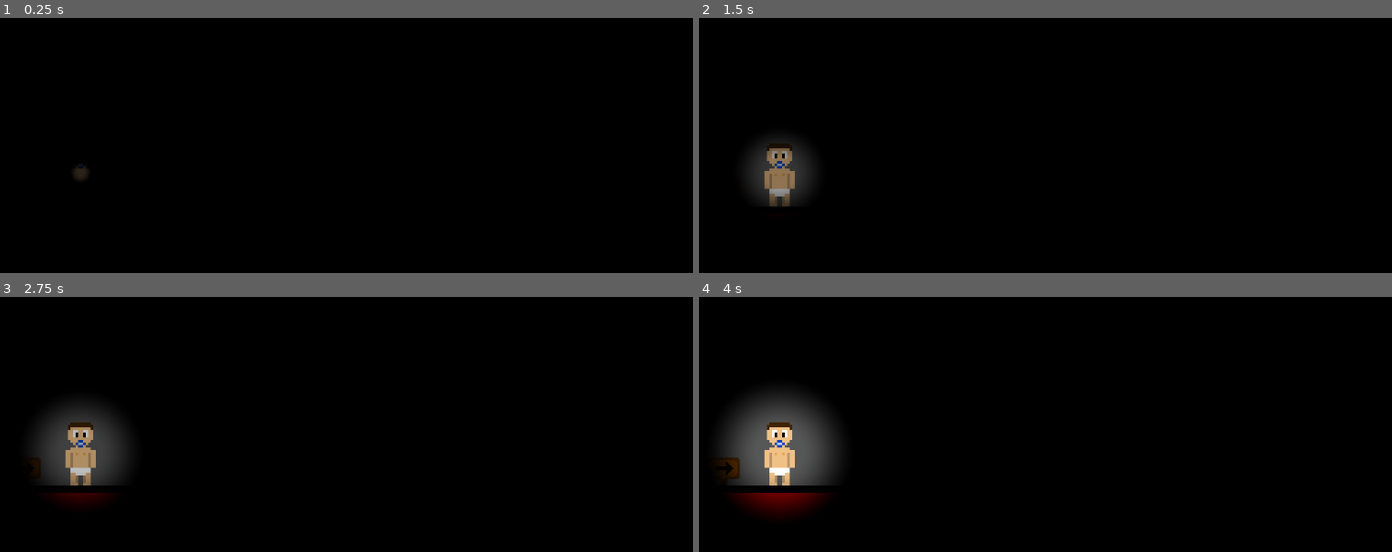
Above: before the commit, frames 1-4 (two rows, left to right).
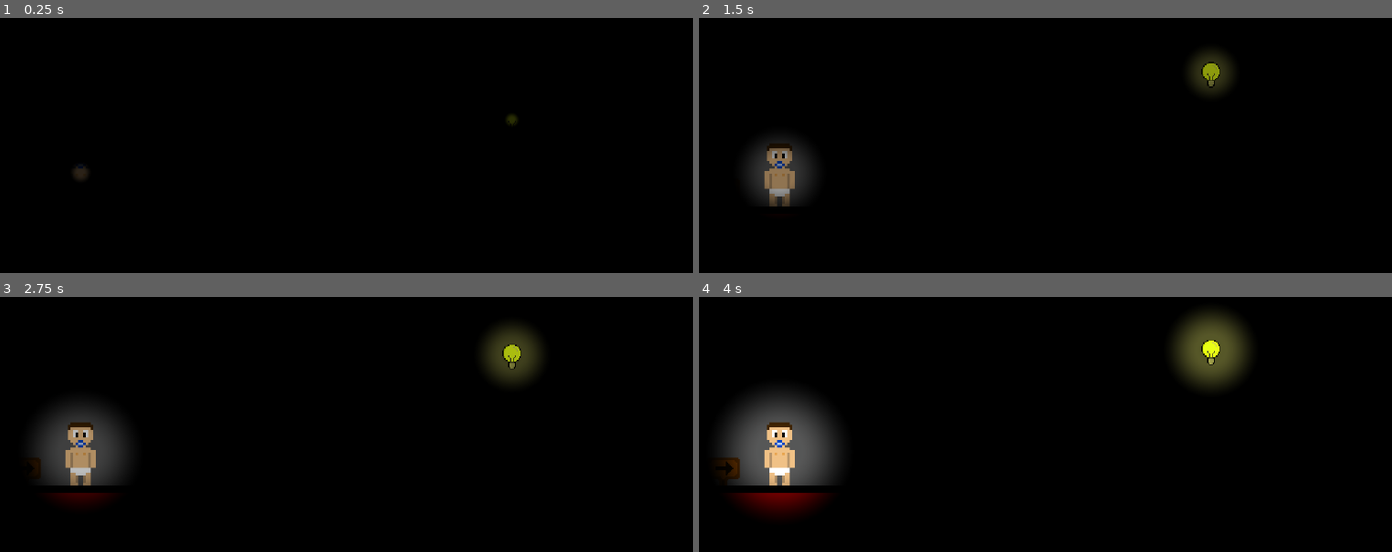
Above: after the commit, the same moments.

Repository: qcorveler/RGAME
Game: Godot game, scene res://Scenes/Levels/level_1.tscn
The game is run twice, just before and just after one commit, with the same random seed, the same clock (stepped at 60 frames per second) and the same inputs. This scene is started directly instead of the project's main scene. Sound files missing from this copy of the repository are replaced by a short silence.
Inputs:
- Up to frame 1 (0.25 s): no input
- Up to frame 2 (1.5 s): tap Enter (ui_accept) at 0.5 s; hold Shift (crouch) 0.53-1.28 s; hold D (move_right) from 0.53 s (still down); tap Space (jump) at 0.77, 1.07 s; tap Ctrl (run) at 0.8, 1.35 s
- Up to frame 3 (2.75 s): tap Space (jump) at 1.52, 1.55, 1.82 s; release D (move_right) at 2.03 s; hold A (move_left) from 2.03 s (still down); hold Space (jump) from 2.03 s (still down); tap Shift (crouch) at 2.3 s
- Up to frame 4 (4 s): tap Enter (ui_accept) at 2.75, 3.5 s; release A (move_left) at 2.78 s; release Space (jump) at 2.78 s; hold D (move_right) from 2.78 s (still down); tap Shift (crouch) at 2.85 s; tap Space (jump) at 3.02, 3.32, 3.77, 3.8 s; tap Ctrl (run) at 3.05 s; hold Q (interact_a) from 3.53 s (still down)

The runs differ from the first frame. In frame 1, less than 0.1% of the frame differs, in the area x 73-75%, y 37-42%; in frame 2, 0.7%; in frame 3, 1.4%; in frame 4, 2.5%, in the area x 68-80%, y 6-36%.

Commit message:
corrections de bug sur la mort + ajout des pickables en général et du light_pickable en particulier

Diff:
--- a/raf-game/Scenes/Levels/LevelIntro.tscn
+++ b/raf-game/Scenes/Levels/LevelIntro.tscn
@@ -94,6 +94,12 @@
 [node name="PlayerRafVieux" parent="World" instance=ExtResource("8_jroud")]
 collision_mask = 3
 speed = 200
+jump_velocity = 0.0
+run_multiplier = 1.0
+crouch_jump_boost = 0
+max_crouch_time = 0.0
+enable_jumping = false
+enable_crouching = false
 metadata/_edit_group_ = true
 
 [node name="UI" type="CanvasLayer" parent="."]
--- a/raf-game/Scenes/Levels/level_1.tscn
+++ b/raf-game/Scenes/Levels/level_1.tscn
@@ -12,6 +12,7 @@
 [ext_resource type="PackedScene" uid="uid://c74gt60xgsb7d" path="res://Scenes/UI/dialogue_panel.tscn" id="7_jv26f"]
 [ext_resource type="Texture2D" uid="uid://cwyk0mx15u1w" path="res://Img/Img_Lights/Torch.png" id="8_hwvp3"]
 [ext_resource type="Texture2D" uid="uid://cq3e6coix1uyx" path="res://Img/Tilemaps/simple tile map.png" id="8_u5ghp"]
+[ext_resource type="PackedScene" uid="uid://cy8y5aswqsm8q" path="res://Scenes/Objects/light_pickable.tscn" id="9_3628d"]
 [ext_resource type="PackedScene" uid="uid://bcivjodw5wd0w" path="res://Scenes/UI/input_indicator.tscn" id="11_afv7b"]
 [ext_resource type="Script" uid="uid://bh26m0jfmobyv" path="res://Scripts/Util/checkpoint_manager.gd" id="11_k2mw1"]
 [ext_resource type="PackedScene" uid="uid://c5meudsftdr32" path="res://Scenes/Util/checkpoint.tscn" id="12_tjl6l"]
@@ -284,7 +285,7 @@
 
 [node name="TrapLayer" type="TileMapLayer" parent="World/TileMap" groups=["trap"]]
 position = Vector2(0, 1)
-tile_map_data = PackedByteArray("AAAYAAUAAAAAAAMAAAAZAAUAAAAAAAMAAAAaAAUAAAAAAAMAAAAbAAUAAAAAAAMAAAAcAAUAAAAAAAMAAAAdAAUAAAAAAAMAAAAeAAUAAAAAAAMAAAAdAPz/AAAAAAMAAAAsAO//AAAAAAMAAAA=")
+tile_map_data = PackedByteArray("AAAYAAUAAAAAAAMAAAAZAAUAAAAAAAMAAAAaAAUAAAAAAAMAAAAbAAUAAAAAAAMAAAAcAAUAAAAAAAMAAAAdAAUAAAAAAAMAAAAeAAUAAAAAAAMAAAAdAPz/AAAAAAMAAAAsAO//AAAAAAMAAAAWAPL/AAAAAAMAAAA=")
 tile_set = SubResource("TileSet_u5ghp")
 
 [node name="IndicationLayer" type="TileMapLayer" parent="World/TileMap"]
@@ -362,6 +363,20 @@
 texture_scale = 0.71
 script = ExtResource("5_5f3p6")
 
+[node name="LightPickable" parent="World" instance=ExtResource("9_3628d")]
+position = Vector2(866, 171)
+scale = Vector2(1.5, 1.5)
+light_increase = 0.5
+metadata/_edit_group_ = true
+
+[node name="PointLight2D" type="PointLight2D" parent="World/LightPickable"]
+color = Color(1, 1, 0.46666667, 1)
+blend_mode = 2
+range_item_cull_mask = 7
+texture = ExtResource("4_xgxfi")
+script = ExtResource("5_5f3p6")
+final_texture_scale = 0.42
+
 [node name="Lama" parent="World" instance=ExtResource("4_cyadu")]
 position = Vector2(-19, -29)
 scale = Vector2(3, 3)
--- /dev/null
+++ b/raf-game/Scenes/Objects/light_pickable.tscn
@@ -0,0 +1,8 @@
+[gd_scene load_steps=3 format=3 uid="uid://cy8y5aswqsm8q"]
+
+[ext_resource type="PackedScene" uid="uid://bh128r2g7no52" path="res://Scenes/Objects/pickable.tscn" id="1_sekiq"]
+[ext_resource type="Script" uid="uid://b8uevdkr1cu53" path="res://Scripts/Objects/light_pickable.gd" id="2_7wxdi"]
+
+[node name="LightPickable" instance=ExtResource("1_sekiq")]
+script = ExtResource("2_7wxdi")
+light_increase = 1
--- /dev/null
+++ b/raf-game/Scenes/Objects/pickable.tscn
@@ -0,0 +1,16 @@
+[gd_scene load_steps=4 format=3 uid="uid://bh128r2g7no52"]
+
+[ext_resource type="Script" uid="uid://btx4kdajf4etw" path="res://Scripts/Objects/pickable.gd" id="1_wdnqu"]
+[ext_resource type="Texture2D" uid="uid://cw5jued3oq188" path="res://Img/Objects/light bulb.png" id="2_a73gw"]
+
+[sub_resource type="CircleShape2D" id="CircleShape2D_yilq4"]
+radius = 18.0
+
+[node name="Pickable" type="Area2D"]
+script = ExtResource("1_wdnqu")
+
+[node name="CollisionShape2D" type="CollisionShape2D" parent="."]
+shape = SubResource("CircleShape2D_yilq4")
+
+[node name="Sprite2D" type="Sprite2D" parent="."]
+texture = ExtResource("2_a73gw")
--- a/raf-game/Scenes/Personnages/Player/RafVieux.tscn
+++ b/raf-game/Scenes/Personnages/Player/RafVieux.tscn
@@ -6,6 +6,7 @@
 [ext_resource type="Script" uid="uid://c4kcjm36ky11w" path="res://Scripts/Player/states/run.gd" id="4_dp2h8"]
 [ext_resource type="Script" uid="uid://e3n50f4m2i8m" path="res://Scripts/Player/states/jump.gd" id="5_xh7gd"]
 [ext_resource type="Script" uid="uid://bicgtyxgjcpjb" path="res://Scripts/Player/states/crouch.gd" id="6_fdc6y"]
+[ext_resource type="Script" uid="uid://ditfi82vxlh8k" path="res://Scripts/Player/states/death.gd" id="7_dp2h8"]
 
 [sub_resource type="RectangleShape2D" id="RectangleShape2D_kpjcp"]
 size = Vector2(72, 110)
@@ -44,3 +45,6 @@
 
 [node name="Crouch" type="Node" parent="States"]
 script = ExtResource("6_fdc6y")
+
+[node name="Death" type="Node" parent="States"]
+script = ExtResource("7_dp2h8")
--- a/raf-game/Scripts/Lights/light_script.gd
+++ b/raf-game/Scripts/Lights/light_script.gd
@@ -19,5 +19,6 @@
 	if not allumage_fini :
 		base_energy = lerp(base_energy, final_energy, 0.01)
 		base_texture_scale = lerp(base_texture_scale, final_texture_scale, 0.01)
-		if (base_texture_scale > 0.999) and (base_energy > 0.999):
+		print("allumage : ", base_texture_scale)
+		if (abs(base_texture_scale - final_texture_scale) < 0.001) and (abs(base_energy - final_energy) < 0.001):
 			allumage_fini = true
--- /dev/null
+++ b/raf-game/Scripts/Objects/light_pickable.gd
@@ -0,0 +1,8 @@
+extends Pickable
+
+@export var light_increase := 1.0
+
+func apply_effect(player):
+	if "increase_light" in player:
+		player.increase_light(light_increase)
+		light_increase = 0
--- /dev/null
+++ b/raf-game/Scripts/Objects/pickable.gd
@@ -0,0 +1,45 @@
+class_name Pickable
+extends Area2D
+
+@export var hover_height := 4.0
+@export var hover_speed := 2.0
+@export var pickup_sound: AudioStream
+
+
+var start_y := 0.0
+var direction := 1
+
+func _ready():
+	start_y = position.y
+	connect("body_entered", _on_body_entered)
+
+func _process(delta):
+	# Effet de flottement
+	position.y = start_y + sin(Time.get_unix_time_from_system() * hover_speed) * hover_height
+
+func _on_body_entered(body):
+	if not body.is_in_group("Player"):
+		return
+
+	apply_effect(body)
+	play_sound()
+	destroy()
+
+# TO OVERRIDE
+func apply_effect(player):
+	pass
+
+func play_sound():
+	# TODO update ça
+	if pickup_sound:
+		var audio := AudioStreamPlayer2D.new()
+		audio.stream = pickup_sound
+		get_tree().current_scene.add_child(audio)
+		audio.global_position = global_position
+		audio.play()
+		audio.connect("finished", audio.queue_free)
+
+func destroy():
+	var tw := create_tween()
+	tw.tween_property(self, "scale", Vector2.ZERO, 0.15)
+	tw.tween_callback(queue_free)
--- a/raf-game/Scripts/Player/player.gd
+++ b/raf-game/Scripts/Player/player.gd
@@ -8,6 +8,8 @@
 @export var run_multiplier := 2.0
 @export var crouch_jump_boost := -500
 @export var max_crouch_time := 2.1
+@export var enable_jumping := true
+@export var enable_crouching := true
 
 @export var acceleration = 0.1
 
@@ -186,5 +188,12 @@
 		duration / 4)
 	tween.tween_property(cam, "position", original_pos, duration / 2)
 
+func increase_light(value: float) :
+	if has_node("PointLight2D") :
+		var light = $PointLight2D
+		light.final_texture_scale += value
+		print("light increase by : ", value)
+		light.allumage_fini = false
+
 func die():
 	change_state("death")
--- a/raf-game/Scripts/Player/states/idle.gd
+++ b/raf-game/Scripts/Player/states/idle.gd
@@ -10,7 +10,7 @@
 	player.velocity.x = lerp(player.velocity.x, 0.0, player.acceleration)
 	if Input.is_action_pressed("move_right") or Input.is_action_pressed("move_left"):
 		player.change_state("run")
-	elif Input.is_action_pressed("jump") and player.is_on_floor():
+	elif Input.is_action_pressed("jump") and player.is_on_floor() and player.enable_jumping :
 		player.change_state("jump")
-	elif Input.is_action_pressed("crouch"):
+	elif Input.is_action_pressed("crouch") and player.enable_crouching:
 		player.change_state("crouch")
--- a/raf-game/Scripts/Player/states/run.gd
+++ b/raf-game/Scripts/Player/states/run.gd
@@ -6,7 +6,10 @@
 func physics_update(delta):
 	var direction = Input.get_axis("move_left", "move_right")
 
-	player.skin.set_direction(direction == -1)
+	if direction == -1 :
+		player.skin.set_direction(true)
+	elif direction == 1 :
+		player.skin.set_direction(false)
 
 	var move_speed = player.speed
 	# Gestion de la course (CTRL)
@@ -23,7 +26,7 @@
 
 	if direction == 0:
 		player.change_state("idle")
-	elif Input.is_action_pressed("jump") and player.is_on_floor():
+	elif Input.is_action_pressed("jump") and player.is_on_floor() and player.enable_jumping :
 		player.change_state("jump")
-	elif Input.is_action_pressed("crouch"):
+	elif Input.is_action_pressed("crouch") and player.enable_crouching:
 		player.change_state("crouch")
Binary file added: raf-game/Img/Objects/light bulb.png
Not shown, added: raf-game/Img/Objects/light bulb.png.import
Not shown: 1 places in raf-game/Scenes/Levels/level_1.tscn that only renumber resources
Not shown: 1 places in raf-game/Scenes/Personnages/Player/RafVieux.tscn that only renumber resources
Not shown, added: raf-game/Scripts/Objects/light_pickable.gd.uid
Not shown, added: raf-game/Scripts/Objects/pickable.gd.uid
Not shown, added: RES/Objets/light bulb-20251119-102039.piskel
Not shown, added: RES/Objets/light bulb.png
